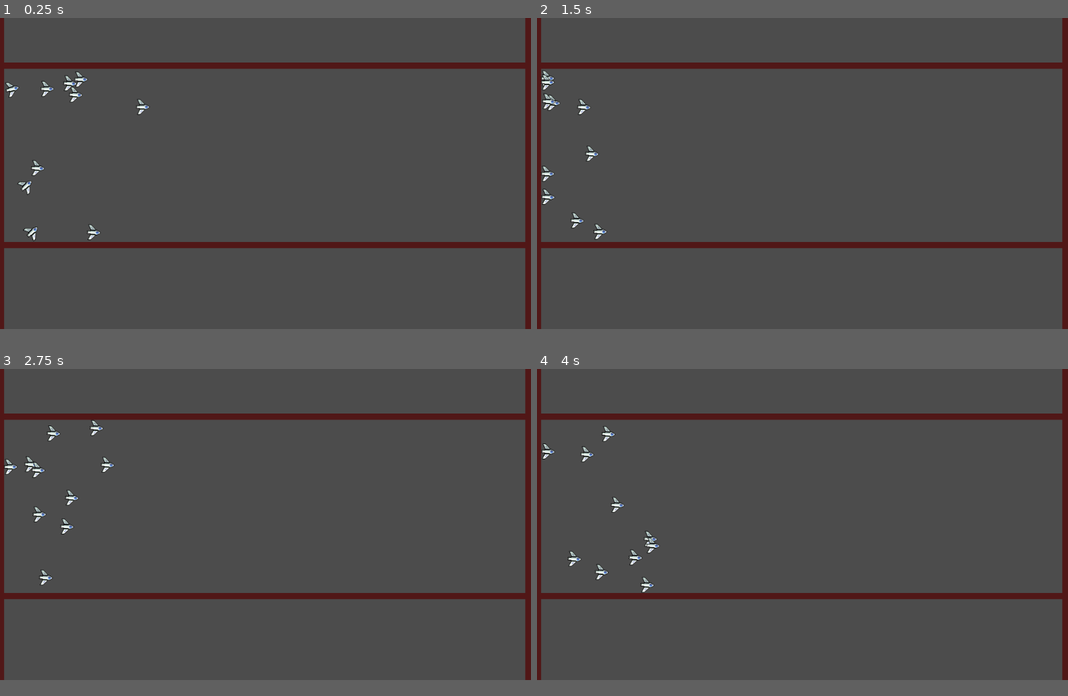
Above: before the commit, frames 1-4 (two rows, left to right).
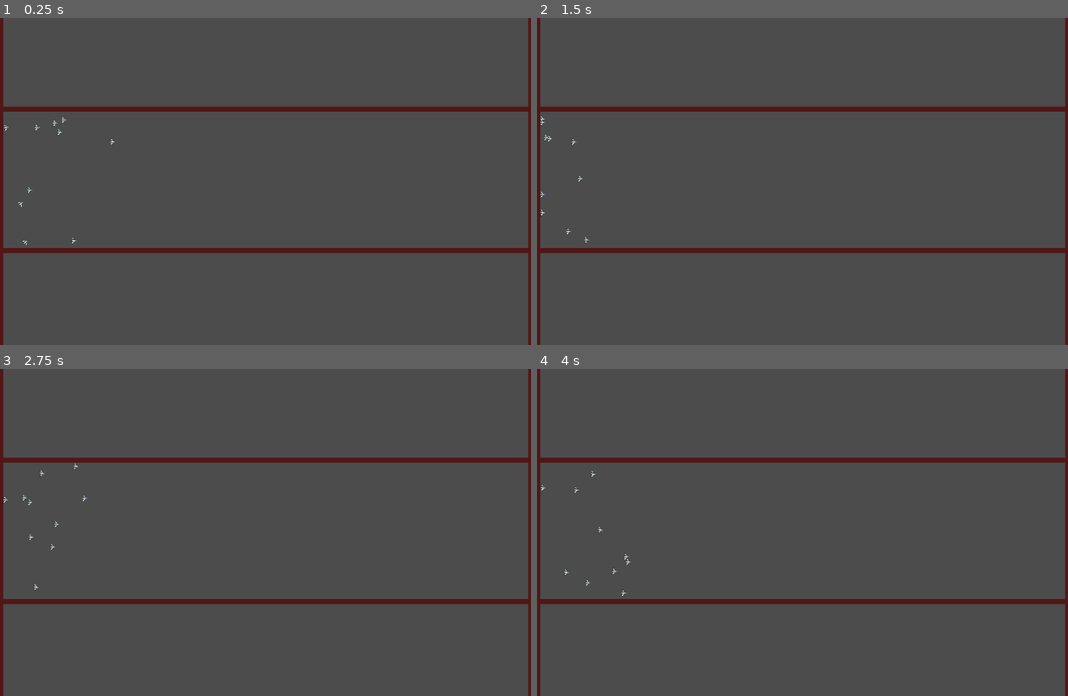
Above: after the commit, the same moments.

Repository: a0x77ry/plasmata
Game: Godot game, scene res://level1.tscn
The game is run twice, just before and just after one commit, with the same random seed, the same clock (stepped at 60 frames per second) and the same inputs.
Inputs:
- Up to frame 1 (0.25 s): no input
- Up to frame 2 (1.5 s): tap Enter (ui_accept) at 0.5, 0.6, 0.77, 1.07, 1.35 s; hold Right (right) 0.53-1.28 s; hold Down (down) from 1.28 s (still down)
- Up to frame 3 (2.75 s): tap Enter (ui_accept) at 1.52, 1.82, 2.1 s; release Down (down) at 2.03 s; hold Right (right) from 2.03 s (still down)
- Up to frame 4 (4 s): release Right (right) at 2.78 s; hold Up (up) 2.78-3.53 s; tap Enter (ui_accept) at 2.85, 3.02, 3.32, 3.6, 3.77 s; hold Left (left) from 3.53 s (still down)
In our replay, the window is 800x468 before the commit and 800x492 after it. These sizes can differ from the game's own. Grey fills any space a smaller window leaves; there, only what the larger window draws over its background counts as a difference.

The runs differ from the first frame. In frame 1, 8.1% of the frame differs, in the area x 0-100%, y 0-100%; in frame 2, 8.0%; in frame 3, 8.1%; in frame 4, 8.1%.

Commit message:
Automatically change generation. Change the size of the level and agents

Diff:
--- a/agent.tscn
+++ b/agent.tscn
@@ -4,7 +4,7 @@
 [ext_resource path="res://scripts/agent.gd" type="Script" id=2]
 
 [sub_resource type="RectangleShape2D" id=1]
-extents = Vector2( 13, 15 )
+extents = Vector2( 6, 8 )
 
 [node name="Agent" type="KinematicBody2D"]
 collision_mask = 0
@@ -16,6 +16,7 @@
 
 [node name="Sprite" type="Sprite" parent="."]
 rotation = 1.5708
+scale = Vector2( 0.5, 0.5 )
 texture = ExtResource( 1 )
 
 [node name="CollisionShape2D" type="CollisionShape2D" parent="."]
--- a/level1.tscn
+++ b/level1.tscn
@@ -6,7 +6,11 @@
 [sub_resource type="RectangleShape2D" id=1]
 extents = Vector2( 111.5, 164.5 )
 
+[sub_resource type="RectangleShape2D" id=2]
+extents = Vector2( 10, 169.5 )
+
 [node name="Level1" type="Node2D" groups=["level"]]
+position = Vector2( 0, 131 )
 script = ExtResource( 3 )
 
 [node name="Wall" parent="." instance=ExtResource( 2 )]
@@ -18,7 +22,7 @@
 scale = Vector2( -59.7816, 0.802072 )
 
 [node name="Wall3" parent="." instance=ExtResource( 2 )]
-position = Vector2( 1019, 307 )
+position = Vector2( 1299, 266 )
 rotation = 1.5708
 scale = Vector2( -59.7816, 0.802072 )
 
@@ -35,3 +39,21 @@
 
 [node name="CollisionShape2D" type="CollisionShape2D" parent="SpawningArea"]
 shape = SubResource( 1 )
+
+[node name="FinishLine" type="Area2D" parent="."]
+position = Vector2( 1285, 303 )
+__meta__ = {
+"_edit_group_": true
+}
+
+[node name="CollisionShape2D" type="CollisionShape2D" parent="FinishLine"]
+position = Vector2( 0, -37.5 )
+shape = SubResource( 2 )
+
+[node name="Timer" type="Timer" parent="."]
+wait_time = 10.0
+one_shot = true
+autostart = true
+
+[connection signal="body_entered" from="FinishLine" to="." method="_on_FinishLine_body_entered"]
+[connection signal="timeout" from="Timer" to="." method="_on_Timer_timeout"]
--- a/project.godot
+++ b/project.godot
@@ -35,6 +35,8 @@
 
 [display]
 
+window/size/width=1300
+window/size/height=800
 window/vsync/use_vsync=false
 
 [gui]
--- a/scripts/level1.gd
+++ b/scripts/level1.gd
@@ -15,6 +15,10 @@
 
 func _process(_delta):
   if Input.is_action_just_pressed("ui_accept"):
+    change_generation()
+
+
+func change_generation():
     var parent_genomes = Main.select(agents)
     Main.genomes = Main.mutate(parent_genomes)
     Main.genomes.append_array(Main.mutate(parent_genomes))
@@ -36,4 +40,14 @@
       agent.set_genome(Main.genomes[i])
     agent.set_position(Vector2(pos_x, pos_y))
     agents.append(agent)
+    agent.add_to_group("agents")
     add_child(agent)
+
+
+func _on_FinishLine_body_entered(body:Node):
+  if body.is_in_group("agents"):
+    change_generation()
+
+
+func _on_Timer_timeout():
+  change_generation()
--- a/scripts/main.gd
+++ b/scripts/main.gd
@@ -5,7 +5,16 @@
 var used_node_ids := []
 var genomes := [] # A list of genomes
 
-# onready var agent: Node2D
+
+func select(agents):
+    agents.sort_custom(AgentSorter, "sort_ascenting")
+    var fittest_agents = agents.slice(-NUMBER_OF_SELECTED, -1)
+    print("fittest_agents length is %s" % fittest_agents.size())
+    var _genomes = []
+    for agent in fittest_agents:
+      print("agent's position.x is: %s" % agent.position.x)
+      _genomes.append(agent.genome)
+    return _genomes
 
 
 func mutate(parent_genomes):
@@ -30,16 +39,6 @@
   return id
 
 
-func select(agents):
-    agents.sort_custom(AgentSorter, "sort_ascenting")
-    var fittest_agents = agents.slice(-NUMBER_OF_SELECTED, -1)
-    print("fittest_agents length is %s" % fittest_agents.size())
-    var _genomes = []
-    for agent in fittest_agents:
-      print("agent's position.x is: %s" % agent.position.x)
-      _genomes.append(agent.genome)
-    return _genomes
-
 
 class AgentSorter:
   static func sort_ascenting(a, b):
Not shown: 1 places in level1.tscn that only renumber resources
